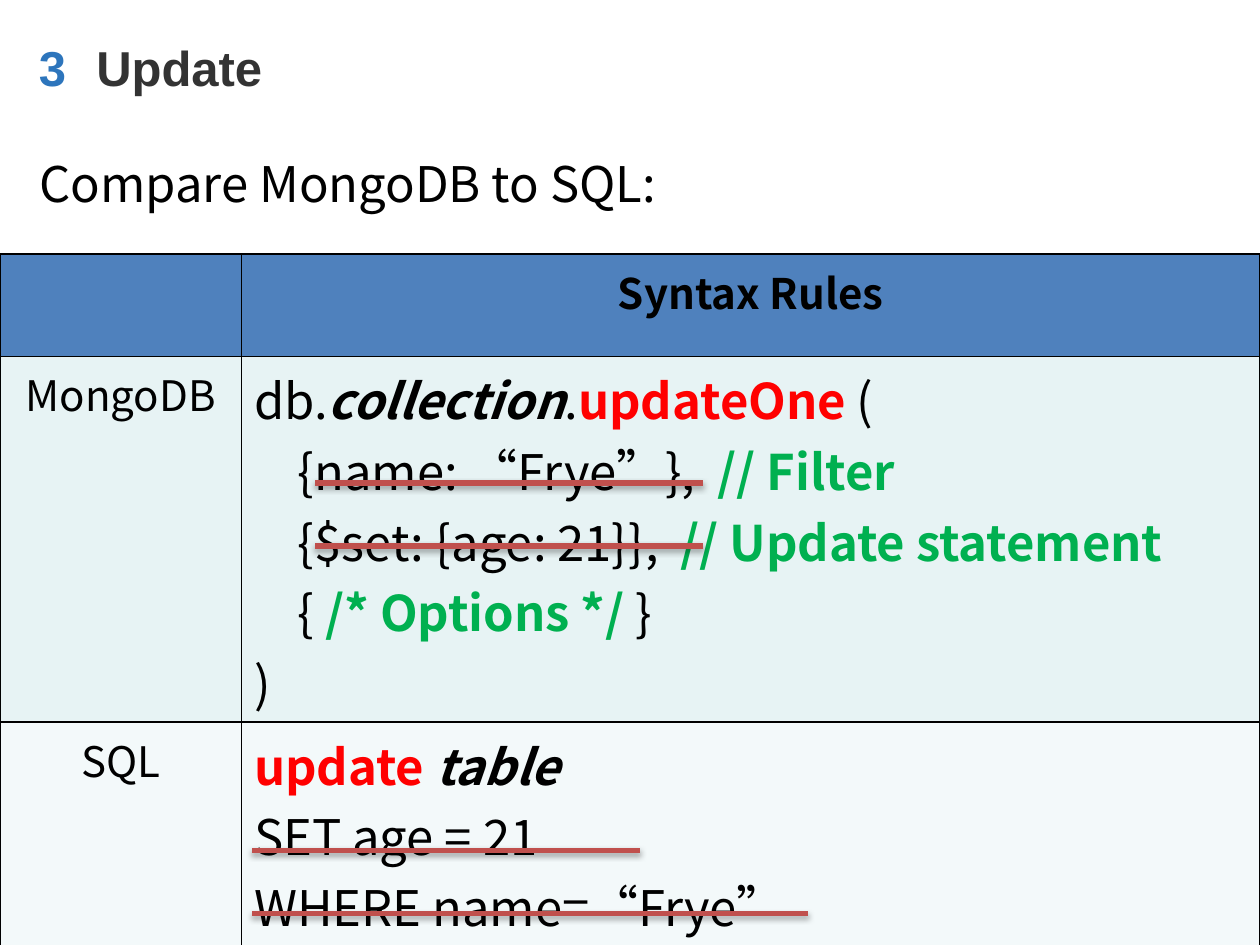
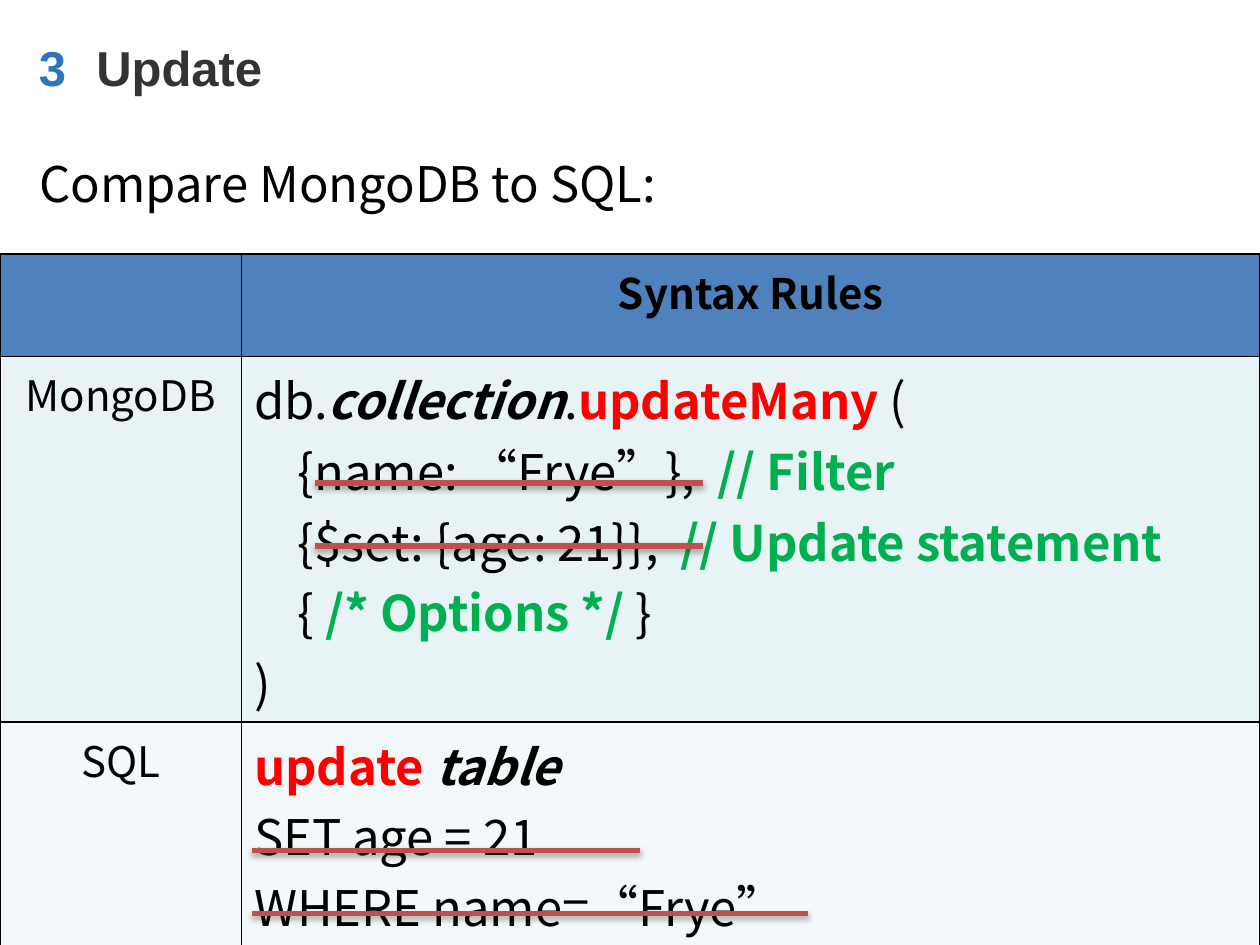
Before and after one commit to WenhaoXu/full-stack-web-course, a slide deck: slide 18 of db/mongodb/2017/materials/MongoDB_CH2_CRUD.pptx. Drawn at 1260x945 pixels with LibreOffice and Linux fonts; fonts in the diff are those of the drawing; background and template pictures are left out. Boxes give left, top, right and bottom in pixels: in the first picture for what was removed or moved away, otherwise in the second. Text is boxed around its words. In the diff, an @@ line names an element or a change of style, - is before the commit and + after.

```diff
--- a/db/mongodb/2017/materials/MongoDB_CH2_CRUD.pptx
+++ b/db/mongodb/2017/materials/MongoDB_CH2_CRUD.pptx
@@ table at (0,255,1260,945) @@
-row 2, column 2: db.collection.updateOne ( / {name: “Frye”}, // Filter / {$set: {age: 21}}, // Update statement / { /* Options */ } / )
+row 2, column 2: db.collection.updateMany ( / {name: “Frye”}, // Filter / {$set: {age: 21}}, // Update statement / { /* Options */ } / )
```
Also in this commit, not shown: 2 other slides changed, 13 slides added, 1 other file.
